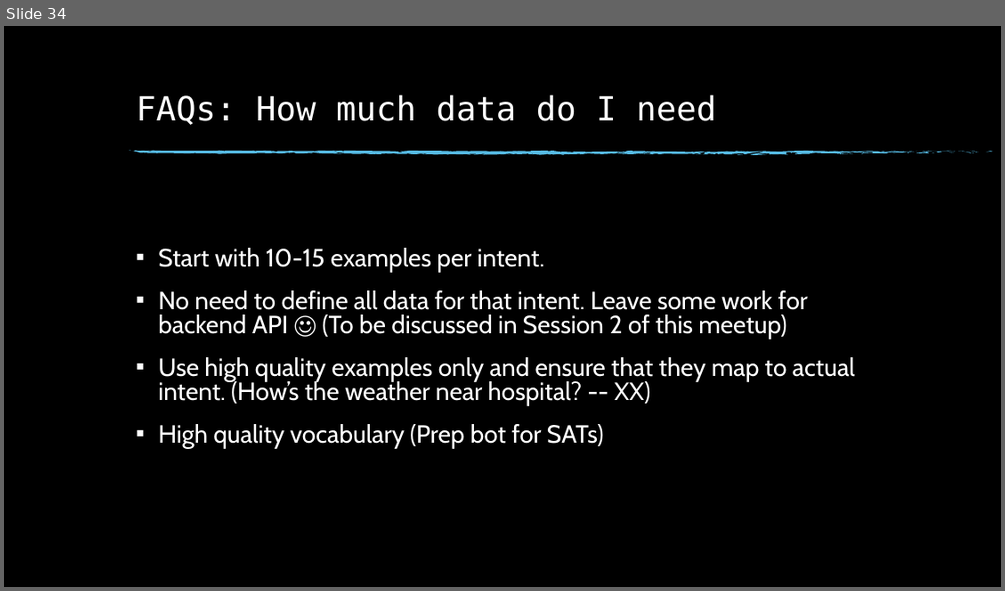
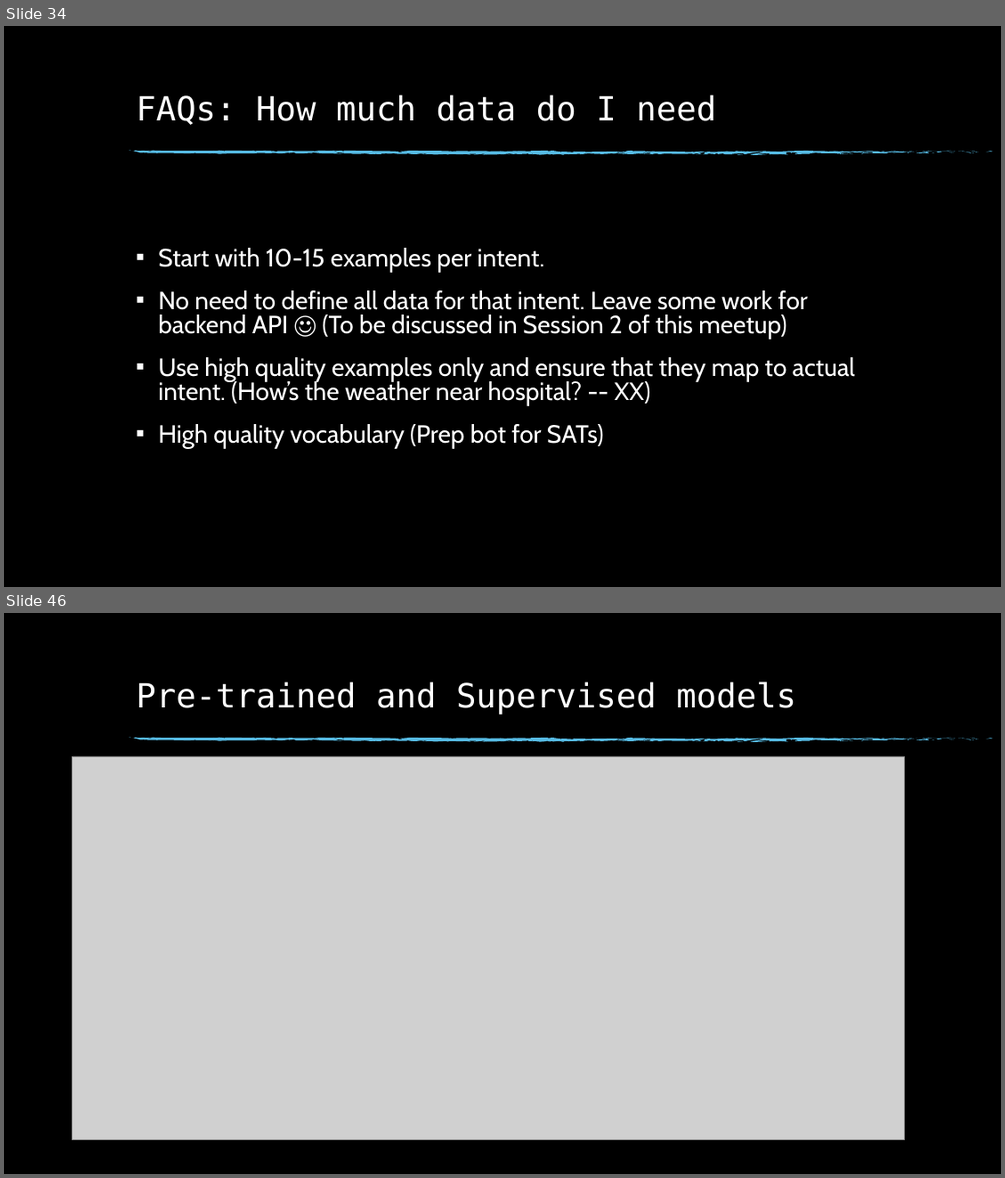
Before and after one commit to dinesh19aug/rasa-workshop, a slide deck: Natural Language Processing Workshop.pptx. Shown one above the other, each under a label of ours: slide 34 before the commit, slides 34 and 46 after it; the slides between them are not shown. The pictures are 1005x591 and 1005x1178 pixels, drawn with LibreOffice and Linux fonts; fonts in the diff are those of the drawing; grey boxes stand for pictures; background and template pictures are left out. Boxes give left, top, right and bottom in pixels: in the first picture for what was removed or moved away, otherwise in the second. Text is boxed around its words. In the diff, an @@ line names an element or a change of style, - is before the commit and + after.

```diff
--- a/Natural Language Processing Workshop.pptx
+++ b/Natural Language Processing Workshop.pptx
@@ slide 46 added at (4,613,1001,1174), background picture (left out); not listed: 74 template elements that a slide beside it also shows @@
@@ title added at (136,682,796,714), 32 pt, text #FFFFFF @@
+Pre-trained and Supervised models
@@ picture added at (72,756,904,1140) @@
```
Also in this commit, not shown: 20 other slides added, 18 other files.
